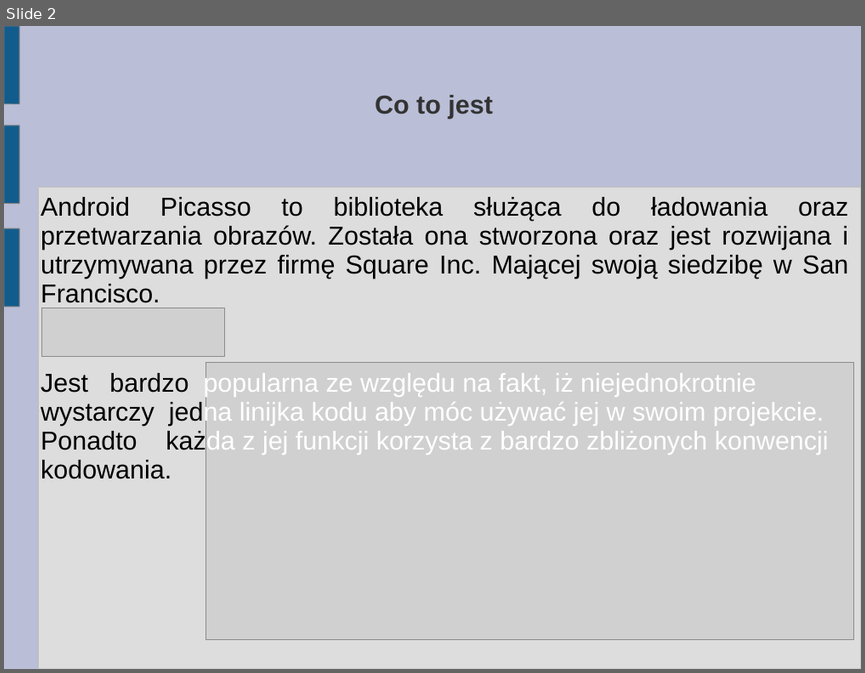
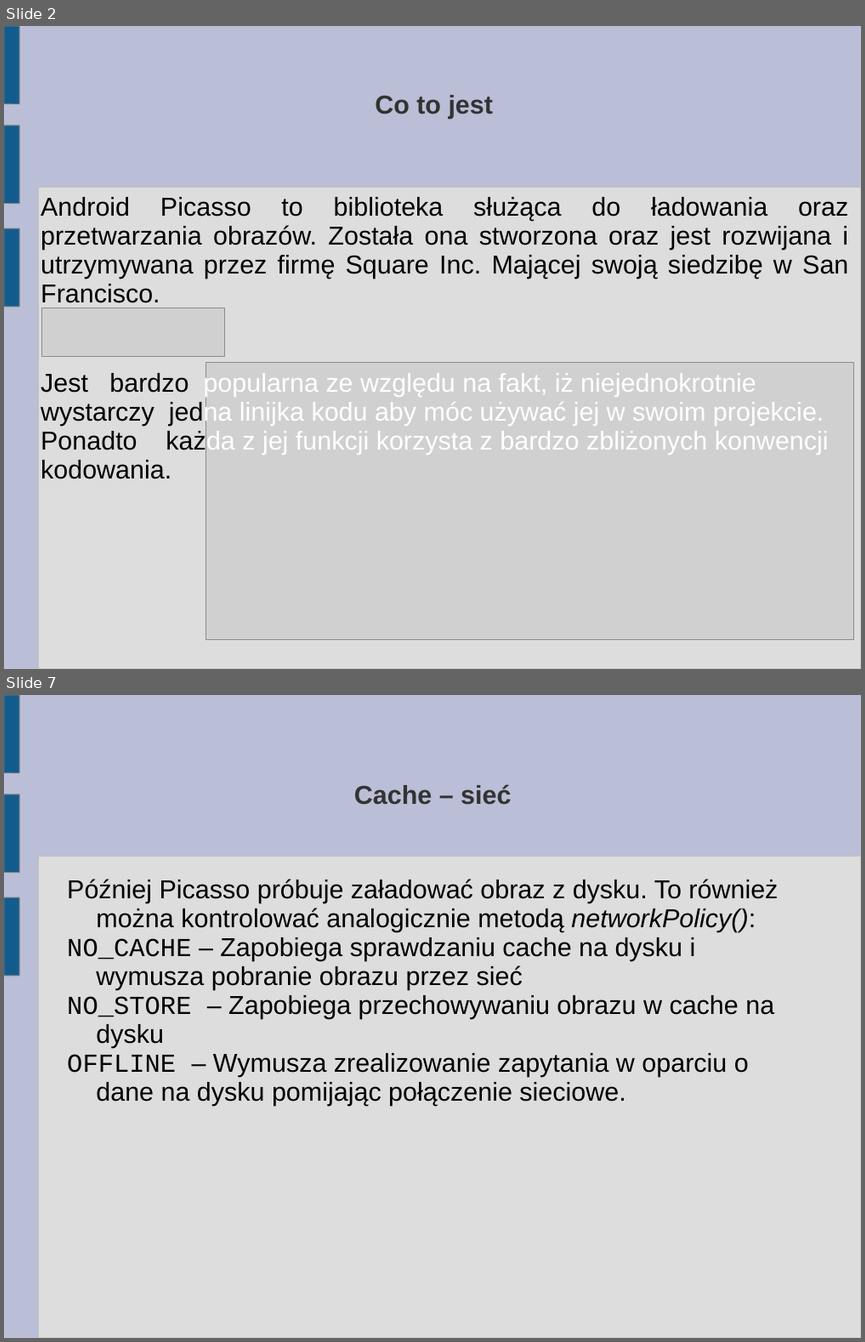
Before and after one commit to karolbisztyga/studies, a slide deck: android/picassopresentation/prezentacja.ppt. Shown one above the other, each under a label of ours: slide 2 before the commit, slides 2 and 7 after it; the slides between them are not shown. The pictures are 865x673 and 865x1342 pixels, drawn with LibreOffice and Linux fonts; fonts in the diff are those of the drawing; grey boxes stand for pictures. Boxes give left, top, right and bottom in pixels: in the first picture for what was removed or moved away, otherwise in the second. Text is boxed around its words. In the diff, an @@ line names an element or a change of style, - is before the commit and + after.

```diff
--- a/android/picassopresentation/prezentacja.ppt
+++ b/android/picassopresentation/prezentacja.ppt
@@ slide 7 added at (x1=4, y1=695, x2=861, y2=1338), background #BABED6; not listed: 4 template elements that a slide beside it also shows @@
@@ title added at (x1=354, y1=784, x2=511, y2=805), 24 pt, text #333333, bold @@
+Cache – sieć
@@ text added at (x1=67, y1=879, x2=778, y2=1106), 24 pt, text #000000 @@
+Później Picasso próbuje załadować obraz z dysku. To również można kontrolować analogicznie metodą networkPolicy():
+NO_CACHE – Zapobiega sprawdzaniu cache na dysku i wymusza pobranie obrazu przez sieć
+NO_STORE – Zapobiega przechowywaniu obrazu w cache na dysku
+OFFLINE – Wymusza zrealizowanie zapytania w oparciu o dane na dysku pomijając połączenie sieciowe.
```
Also in this commit, not shown: 12 other slides added, 1 slide removed, 2 other files.
